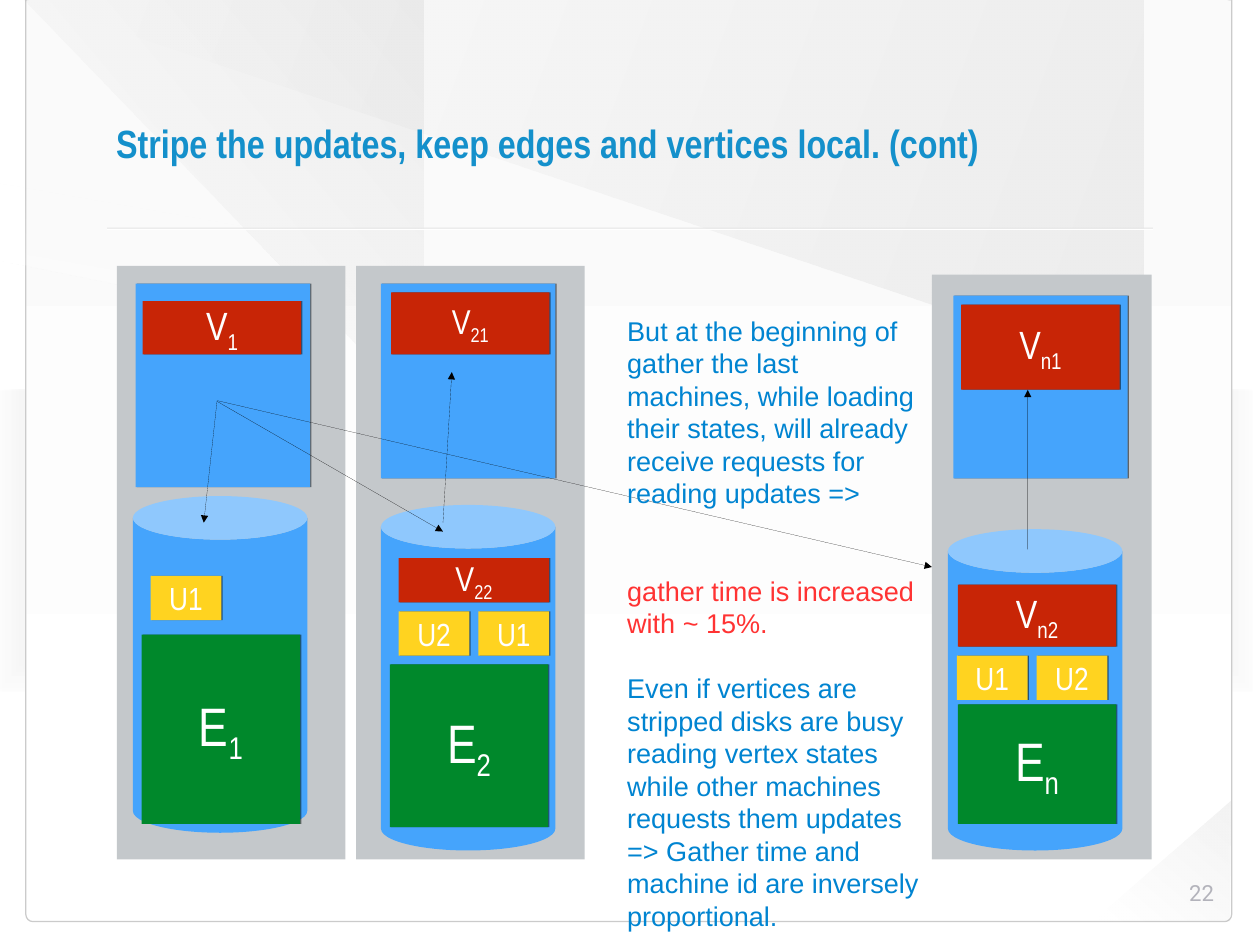
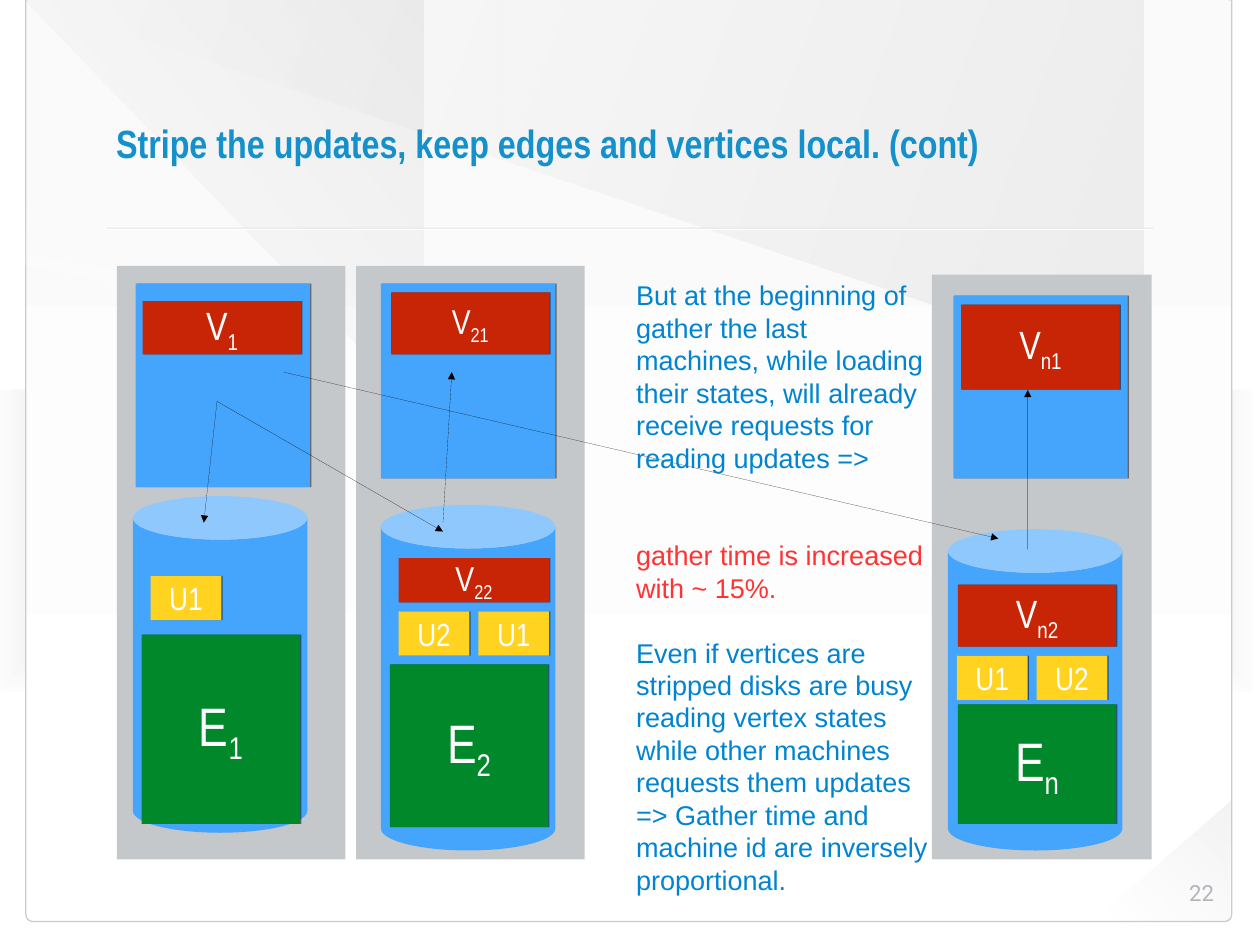
Before and after one commit to HaprianVlad/chaos, a slide deck: slide 22 of presentation.odp. Drawn at 1260x945 pixels with LibreOffice and Linux fonts; fonts in the diff are those of the drawing; background and template pictures are left out. Boxes give left, top, right and bottom in pixels: in the first picture for what was removed or moved away, otherwise in the second. Text is boxed around its words. In the diff, an @@ line names an element or a change of style, - is before the commit and + after.

```diff
--- a/presentation.odp
+++ b/presentation.odp
@@ text "But at the beginning of ...": place and size @@
-text "But at the beginning of ..." at [627, 321, 919, 931]
+text "But at the beginning of ..." at [636, 285, 928, 895]
@@ arrow moved from (217, 401) - (932, 567) to (284, 372) - (999, 539) @@
```
Also in this commit, not shown: 3 other slides changed, 2 other files.
